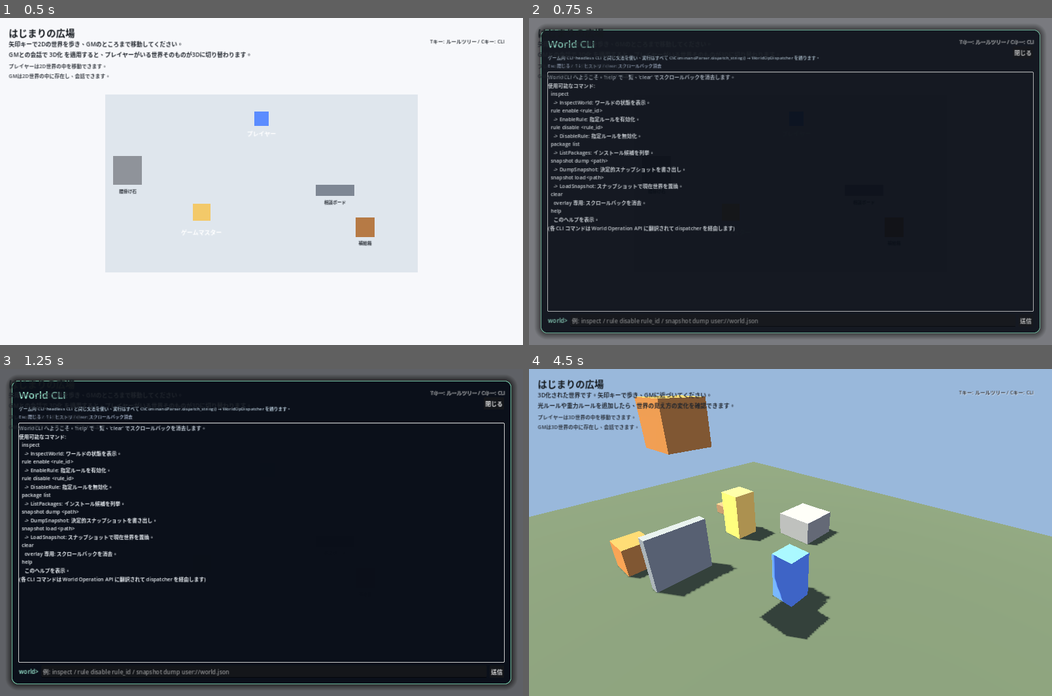
Above: before the commit, frames 1-4 (two rows, left to right).
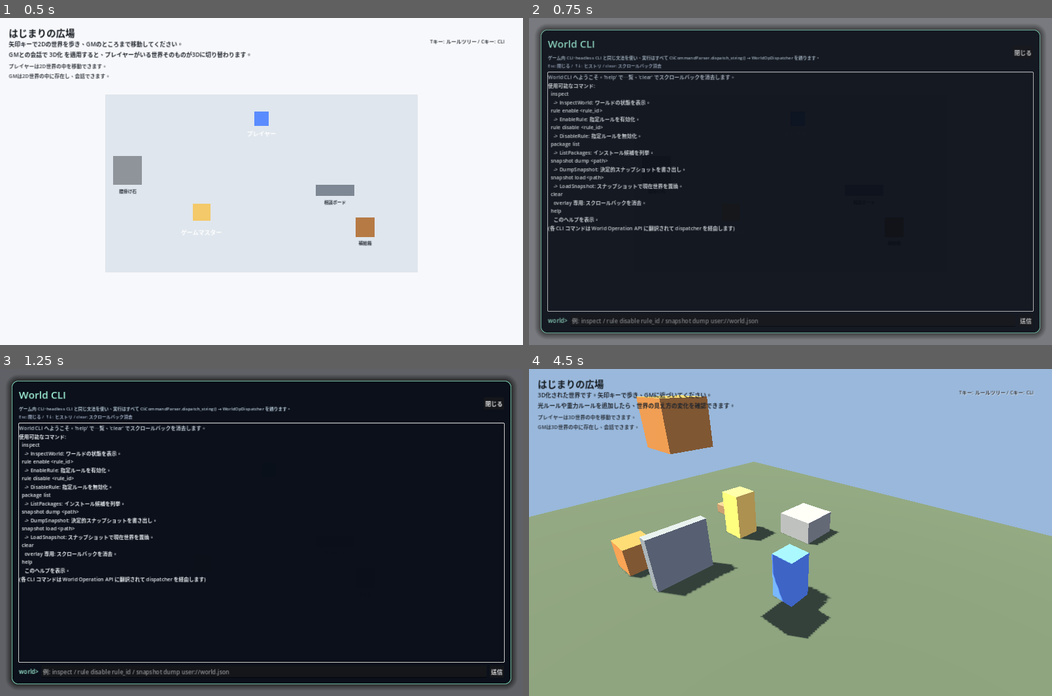
Above: after the commit, the same moments.

Repository: seeton/ai-world-rule-engine
Game: Godot game, scene res://scenes/Main.tscn
Two runs of this game, one before a commit and one after it. Both use one fixed random seed, a clock stepped at 60 frames per second and the inputs below.
Inputs (mouse positions are in pixels of both pictures, inside the frame that each line leads up to):
- Up to frame 1 (0.5 s): no input
- Up to frame 2 (0.75 s): tap Enter (ui_accept) at 0.5 s; move the mouse to (732, 210) at 0.52 s; hold Right (ui_right) from 0.53 s (still down); tap C at 0.6 s; click (732, 210) at 0.67 s
- Up to frame 3 (1.25 s): keep holding Right (ui_right); tap Enter (ui_accept) at 0.77 s
- Up to frame 4 (4.5 s): release Right (ui_right) at 1.25 s; click (790, 673) at 1.27 s; type "Alex" at 1.35 s; click "閉じる" at 2 s; tap Enter (ui_accept) at 2.75, 3.02 s; move the mouse to (685, 548) at 2.77 s; hold Down (ui_down) 2.78-3.5 s; tap T at 2.85 s; click "サンプルツリーを導入" at 3.5 s; click "閉じる (T / Esc)" at 4.25 s

Frame 1 is identical in both runs. In frame 2, 0.3% of the frame differs, in the area x 1-97%, y 3-19%; in frame 3, 0.3%; in frame 4, 0.8%, in the area x 15-100%, y 8-83%.

Commit message:
fix(#110): hide world HUD generically when any overlay is open (#113)
* fix: hide world HUD generically when any overlay is open

Drives world HUD visibility from overlay_layer's children rather than
per-overlay bookkeeping. game_scene now subscribes once to
child_entered_tree / child_exiting_tree, and each world scene exposes a
single set_overlay_active hook that pauses interaction and toggles
_hud_layer.visible. Any future overlay added to overlay_layer
participates automatically, with no per-overlay glue required.

Closes #110

Co-Authored-By: Claude Opus 4.7 <noreply@anthropic.com>

* fix: rename overlay-child probe to match its behavior

Addresses Copilot review on PR #113: _has_visible_overlay() doesn't
actually inspect the `visible` property — it checks whether any
non-deleted child exists in overlay_layer (intentionally, so the HUD
stays hidden during an overlay's fade-out tween). Rename to
_has_overlay_child() so the name matches the predicate. Drop the
redundant `child is Node` guard since get_children() always returns
Node-derived instances.

Co-Authored-By: Claude Opus 4.7 <noreply@anthropic.com>

---------

Co-authored-by: Claude Opus 4.7 <noreply@anthropic.com>

Diff:
--- a/godot-world/scripts/game/game_scene.gd
+++ b/godot-world/scripts/game/game_scene.gd
@@ -24,6 +24,8 @@
 
 func _ready() -> void:
 	_world_state = get_node_or_null("/root/WorldState")
+	overlay_layer.child_entered_tree.connect(_on_overlay_layer_children_changed)
+	overlay_layer.child_exiting_tree.connect(_on_overlay_layer_children_changed)
 	_collapse_watcher = COLLAPSE_WATCHER_SCRIPT.new()
 	_collapse_watcher.collapse_signals_appeared.connect(_on_collapse_signals_appeared)
 	add_child(_collapse_watcher)
@@ -60,7 +62,7 @@
 		_active_world.cli_overlay_toggle_requested.connect(_on_cli_overlay_toggle_requested)
 	world_host.add_child(_active_world)
 	_active_mode = world_mode
-	_refresh_active_world_interaction_pause()
+	_refresh_world_overlay_state()
 
 
 func _on_gm_interaction_requested() -> void:
@@ -73,7 +75,6 @@
 	_gm_screen = GM_SCREEN_OVERLAY_SCRIPT.new()
 	_gm_screen.closed.connect(_on_gm_screen_closed)
 	overlay_layer.add_child(_gm_screen)
-	_refresh_active_world_interaction_pause()
 
 
 func _on_gm_screen_closed() -> void:
@@ -82,8 +83,6 @@
 	var desired_mode := _desired_world_mode()
 	if desired_mode != _active_mode:
 		_switch_world(desired_mode)
-	else:
-		_refresh_active_world_interaction_pause()
 	_drain_pending_auto_open()
 
 
@@ -99,7 +98,6 @@
 	_rule_tree_overlay = RULE_TREE_OVERLAY_SCRIPT.new()
 	_rule_tree_overlay.closed.connect(_on_rule_tree_overlay_closed)
 	overlay_layer.add_child(_rule_tree_overlay)
-	_refresh_active_world_interaction_pause()
 
 
 func _close_rule_tree_overlay() -> void:
@@ -115,7 +113,6 @@
 
 func _on_rule_tree_overlay_closed() -> void:
 	_rule_tree_overlay = null
-	_refresh_active_world_interaction_pause()
 	_drain_pending_auto_open()
 
 
@@ -137,7 +134,6 @@
 		_cli_inspect_overlay.call("set_auto_open_reasons", auto_open_reasons)
 	_cli_inspect_overlay.closed.connect(_on_cli_inspect_overlay_closed.bind(auto_open_reasons))
 	overlay_layer.add_child(_cli_inspect_overlay)
-	_refresh_active_world_interaction_pause()
 
 
 func _close_cli_inspect_overlay() -> void:
@@ -155,14 +151,24 @@
 	_cli_inspect_overlay = null
 	for reason in auto_open_reasons:
 		_signal_cooldowns[String(reason)] = AUTO_OPEN_COOLDOWN_SECONDS
-	_refresh_active_world_interaction_pause()
-
-
-func _refresh_active_world_interaction_pause() -> void:
-	if _active_world == null or not _active_world.has_method("set_interaction_paused"):
-		return
-
-	_active_world.call("set_interaction_paused", _gm_screen != null or _rule_tree_overlay != null or _cli_inspect_overlay != null)
+
+
+func _on_overlay_layer_children_changed(_node: Node) -> void:
+	call_deferred("_refresh_world_overlay_state")
+
+
+func _refresh_world_overlay_state() -> void:
+	if _active_world == null or not _active_world.has_method("set_overlay_active"):
+		return
+
+	_active_world.call("set_overlay_active", _has_overlay_child())
+
+
+func _has_overlay_child() -> bool:
+	for child in overlay_layer.get_children():
+		if not child.is_queued_for_deletion():
+			return true
+	return false
 
 
 func _on_collapse_signals_appeared(new_signals: PackedStringArray) -> void:
--- a/godot-world/scripts/game/world_2d_scene.gd
+++ b/godot-world/scripts/game/world_2d_scene.gd
@@ -44,7 +44,7 @@
 var _is_hovering_gm: bool = false
 var _player_position_initialized: bool = false
 var _last_synced_player_position: Vector2 = Vector2(9999.0, 9999.0)
-var _interaction_paused: bool = false
+var _overlay_active: bool = false
 var _entity_nodes: Dictionary = {}
 var _effect_nodes: Dictionary = {}
 
@@ -60,7 +60,7 @@
 
 
 func _process(delta: float) -> void:
-	if not _interaction_paused and _world_state != null and _world_state.has_method("advance_tick"):
+	if not _overlay_active and _world_state != null and _world_state.has_method("advance_tick"):
 		_world_state.call("advance_tick", delta)
 
 	_sync_player_to_world_state()
@@ -72,7 +72,7 @@
 
 
 func _unhandled_input(event: InputEvent) -> void:
-	if _interaction_paused:
+	if _overlay_active:
 		return
 
 	if event.is_action_pressed("ui_accept") and _is_player_in_range():
@@ -94,9 +94,14 @@
 		_dispatch_runtime_input_event(key_event)
 
 
-func set_interaction_paused(paused: bool) -> void:
-	_interaction_paused = paused
-	player.set_physics_process(not paused)
+func set_overlay_active(active: bool) -> void:
+	_overlay_active = active
+	player.set_physics_process(not active)
+	if _hud_layer != null:
+		_hud_layer.visible = not active
+	if active:
+		interaction_hint.visible = false
+		interaction_hint.modulate.a = 0.0
 
 
 func _setup_hud() -> void:
@@ -271,7 +276,7 @@
 
 
 func _sync_player_to_world_state() -> void:
-	if not _player_position_initialized or _interaction_paused:
+	if not _player_position_initialized or _overlay_active:
 		return
 	if _world_state == null or not _world_state.has_method("set_entity_position"):
 		return
@@ -291,7 +296,7 @@
 
 
 func _update_interaction_hint(delta: float) -> void:
-	var should_show := (_is_player_in_range() or _is_hovering_gm) and not _interaction_paused
+	var should_show := (_is_player_in_range() or _is_hovering_gm) and not _overlay_active
 	if should_show:
 		interaction_hint.visible = true
 		interaction_hint.text = _text("hint_near") if _is_player_in_range() else _text("hint_far")
@@ -369,7 +374,7 @@
 
 
 func _on_gm_interaction() -> void:
-	if _interaction_paused or not _is_player_in_range():
+	if _overlay_active or not _is_player_in_range():
 		return
 	gm_interaction_requested.emit()
 
--- a/godot-world/scripts/game/world_3d_scene.gd
+++ b/godot-world/scripts/game/world_3d_scene.gd
@@ -54,7 +54,7 @@
 var _effect_nodes: Dictionary = {}
 var _player_position_initialized: bool = false
 var _last_synced_player_position: Vector3 = Vector3(9999.0, 9999.0, 9999.0)
-var _interaction_paused: bool = false
+var _overlay_active: bool = false
 
 
 func _ready() -> void:
@@ -72,7 +72,7 @@
 
 
 func _process(delta: float) -> void:
-	if not _interaction_paused and _world_state != null and _world_state.has_method("advance_tick"):
+	if not _overlay_active and _world_state != null and _world_state.has_method("advance_tick"):
 		_world_state.call("advance_tick", delta)
 
 	_sync_player_to_world_state()
@@ -85,7 +85,7 @@
 
 
 func _unhandled_input(event: InputEvent) -> void:
-	if _interaction_paused:
+	if _overlay_active:
 		return
 
 	if event.is_action_pressed("ui_accept") and _is_player_in_range():
@@ -107,9 +107,11 @@
 		_dispatch_runtime_input_event(key_event)
 
 
-func set_interaction_paused(paused: bool) -> void:
-	_interaction_paused = paused
-	player.set_physics_process(not paused)
+func set_overlay_active(active: bool) -> void:
+	_overlay_active = active
+	player.set_physics_process(not active)
+	if _hud_layer != null:
+		_hud_layer.visible = not active
 
 
 func _setup_hud() -> void:
@@ -341,7 +343,7 @@
 
 
 func _sync_player_to_world_state() -> void:
-	if not _player_position_initialized or _interaction_paused:
+	if not _player_position_initialized or _overlay_active:
 		return
 	if _world_state == null or not _world_state.has_method("set_entity_position"):
 		return
@@ -360,7 +362,7 @@
 
 
 func _update_interaction_hint(delta: float) -> void:
-	var should_show := (_is_player_in_range() or _is_hovering_gm) and not _interaction_paused
+	var should_show := (_is_player_in_range() or _is_hovering_gm) and not _overlay_active
 	if should_show:
 		_interaction_hint.visible = true
 		_interaction_hint.text = _text("hint_near") if _is_player_in_range() else _text("hint_far")
@@ -442,7 +444,7 @@
 
 
 func _on_gm_interaction() -> void:
-	if _interaction_paused or not _is_player_in_range():
+	if _overlay_active or not _is_player_in_range():
 		return
 	gm_interaction_requested.emit()
 
--- /dev/null
+++ b/godot-world/scripts/tests/overlay_hud_hiding_smoke_test.gd
@@ -0,0 +1,113 @@
+extends SceneTree
+
+const WorldStateScript = preload("res://scripts/core/WorldState.gd")
+const MainScene = preload("res://scenes/Main.tscn")
+
+
+func _initialize() -> void:
+	var exit_code := 0
+	var failure_message := ""
+
+	var world := WorldStateScript.new()
+	world.name = "WorldState"
+	root.add_child(world)
+
+	var main := MainScene.instantiate()
+	root.add_child(main)
+	await process_frame
+	await process_frame
+
+	var active_world: Node = main._active_world
+	if active_world == null:
+		exit_code = 1
+		failure_message = "Active world was not instantiated."
+
+	if exit_code == 0 and not active_world.has_method("set_overlay_active"):
+		exit_code = 1
+		failure_message = "Active world does not expose set_overlay_active hook."
+
+	if exit_code == 0 and active_world._overlay_active:
+		exit_code = 1
+		failure_message = "Active world should not start with an overlay flag set."
+
+	var hud_layer: CanvasLayer = active_world._hud_layer
+	if exit_code == 0 and hud_layer == null:
+		exit_code = 1
+		failure_message = "HUD layer was not built."
+	if exit_code == 0 and not hud_layer.visible:
+		exit_code = 1
+		failure_message = "HUD layer should be visible before any overlay opens."
+
+	# 1. Rule tree overlay hides HUD generically (no per-overlay glue needed).
+	if exit_code == 0:
+		main._on_rule_tree_toggle_requested()
+		await process_frame
+		await process_frame
+		if not active_world._overlay_active:
+			exit_code = 1
+			failure_message = "World overlay-active flag did not flip on rule tree open."
+		elif hud_layer.visible:
+			exit_code = 1
+			failure_message = "HUD layer should be hidden while rule tree overlay is open."
+
+	if exit_code == 0:
+		main._close_rule_tree_overlay()
+		await create_timer(0.3).timeout
+		await process_frame
+		if active_world._overlay_active:
+			exit_code = 1
+			failure_message = "World overlay-active flag did not clear after rule tree closed."
+		elif not hud_layer.visible:
+			exit_code = 1
+			failure_message = "HUD layer should return to visible after rule tree closed."
+
+	# 2. CLI inspect overlay (different overlay type, same generic behavior).
+	if exit_code == 0:
+		main._on_cli_overlay_toggle_requested()
+		await process_frame
+		await process_frame
+		if hud_layer.visible:
+			exit_code = 1
+			failure_message = "HUD layer should be hidden while CLI inspect overlay is open."
+
+	if exit_code == 0:
+		main._close_cli_inspect_overlay()
+		await create_timer(0.3).timeout
+		await process_frame
+		if not hud_layer.visible:
+			exit_code = 1
+			failure_message = "HUD layer should return to visible after CLI overlay closed."
+
+	# 3. GM screen overlay — same path.
+	if exit_code == 0:
+		main._on_gm_interaction_requested()
+		await process_frame
+		await process_frame
+		if hud_layer.visible:
+			exit_code = 1
+			failure_message = "HUD layer should be hidden while GM screen is open."
+
+	# 4. An ad-hoc overlay added directly to overlay_layer must also trigger the
+	#    generic hide path (this is the "future overlays just work" guarantee).
+	if exit_code == 0:
+		var ad_hoc_overlay := Control.new()
+		ad_hoc_overlay.name = "AdHocFutureOverlay"
+		main.overlay_layer.add_child(ad_hoc_overlay)
+		await process_frame
+		await process_frame
+		if hud_layer.visible:
+			exit_code = 1
+			failure_message = "HUD layer should stay hidden while any overlay child is present."
+		ad_hoc_overlay.queue_free()
+		await process_frame
+
+	if is_instance_valid(main):
+		main.queue_free()
+	if is_instance_valid(world):
+		world.queue_free()
+
+	if exit_code != 0:
+		push_error(failure_message)
+	else:
+		print("overlay_hud_hiding_smoke: ok")
+	quit(exit_code)
